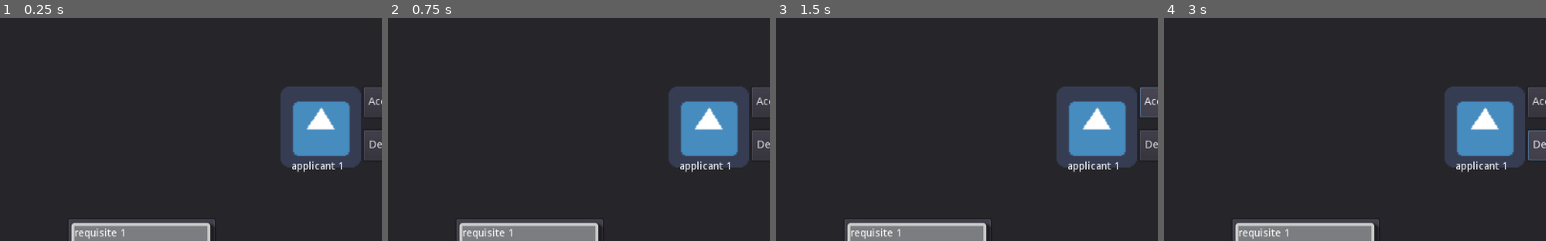
Above: before the commit, frames 1-4 (left to right).
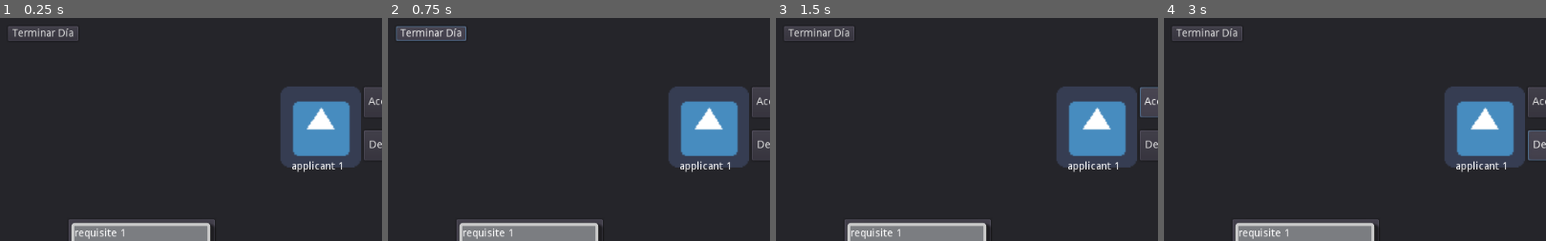
Above: after the commit, the same moments.

Repository: Clovisindo/CV-Please
Game: Godot game, scene res://Main.tscn
Two runs of this game, one before a commit and one after it. Both use one fixed random seed, a clock stepped at 60 frames per second and the inputs below. The engine's default icon, where the game draws it, is replaced by a stand-in: a white triangle on a blue panel in a dark square.
Inputs (mouse positions are % of the whole screen's width and height, from its top left):
- Up to frame 1 (0.25 s): no input
- Up to frame 2 (0.75 s): click (46, 4) at 0.5 s, where only the run after the commit has a clickable "Terminar Día"
- Up to frame 3 (1.5 s): click "Accept" at 1.25 s
- Up to frame 4 (3 s): click "Accept" at 2 s; click "Deny" at 2.75 s
The pictures show only the part of the screen within x 40-90%, y 0-50%; the shares and areas given below are measured in that part.

The runs differ from the first frame. In frame 1, 0.9% of the frame differs, in the area x 2-21%, y 3-11%; in frame 2, 1.3%; in frame 3, 0.9%; in frame 4, 0.9%.

Commit message:
feat: añade botón de finalizar el día con recuento sobre los candidatos

Diff:
--- a/GameManager.gd
+++ b/GameManager.gd
@@ -12,7 +12,6 @@
 var current_decision_applicant: DecisionApplicant
 
 func _ready():
-#	instantiate panels and signals for UI elements to the gameManager
 	_instantiate_panels()
 	current_aplicant = get_node("MainScene/ApplicantContainer/Applicant")
 	current_job_offer = get_node("MainScene/JobOfferContainer/JobOffer")
@@ -24,6 +23,7 @@
 	current_aplicant.connect("interaction_started", self, "_on_interaction_started")
 	current_aplicant.connect("interaction_ended", self, "_on_interaction_ended")
 	current_decision_applicant.connect("decision_made", self, "_apply_applicant_decision")
+	$MainScene/EndWorkingDayButton.connect("pressed", self, "_on_working_day_ended")
 
 
 func _on_interaction_started():
@@ -58,3 +58,11 @@
 	decisionApplContainer.add_child(decisionApplicantPanel)
 
 	candidates_list.append(applicantPanel)
+
+func _on_working_day_ended():
+	for candidate in candidates_list:
+		if candidate.get_status() is StateApplicantEvaluated:
+			if candidate.get_cv().get_status() is StateCVApproved:
+				print("Candidate %s is accepted" % candidate.name)
+			elif candidate.get_cv().get_status() is StateCVRejected:
+				print("Candidate %s is rejected" % candidate.name)
--- a/Main.tscn
+++ b/Main.tscn
@@ -55,3 +55,10 @@
 margin_right = 112.036
 margin_bottom = 1.04199
 custom_styles/panel = SubResource( 1 )
+
+[node name="EndWorkingDayButton" type="Button" parent="MainScene"]
+margin_left = 423.0
+margin_top = 11.0
+margin_right = 435.0
+margin_bottom = 31.0
+text = "Terminar Día"
--- a/scenes/game/characters/applicant/applicant.gd
+++ b/scenes/game/characters/applicant/applicant.gd
@@ -39,3 +39,6 @@
 func process_applicant(result):
 	evaluation = result
 	$StateMachine.current_state.process_applicant()
+
+func get_status():
+	return state_machine.current_state
--- a/scenes/game/items/curriculum/curriculum.gd
+++ b/scenes/game/items/curriculum/curriculum.gd
@@ -25,3 +25,6 @@
 
 func process_cv(result):
 	$StateMachine.current_state.process_cv(result)
+
+func get_status():
+	return $StateMachine.current_state
